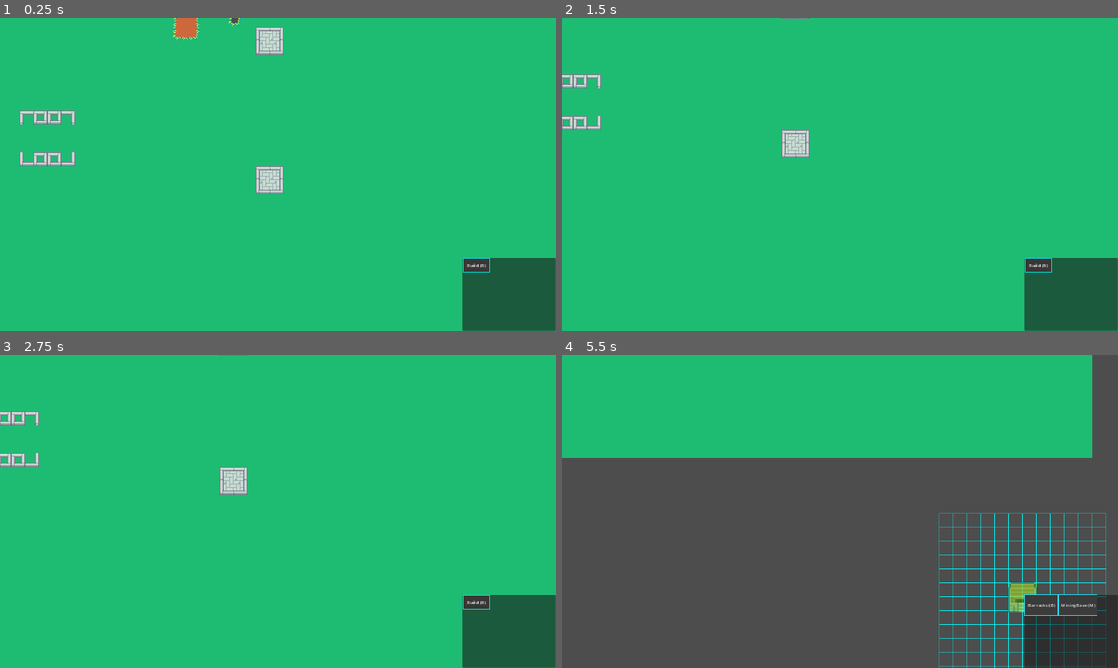
Above: before the commit, frames 1-4 (two rows, left to right).
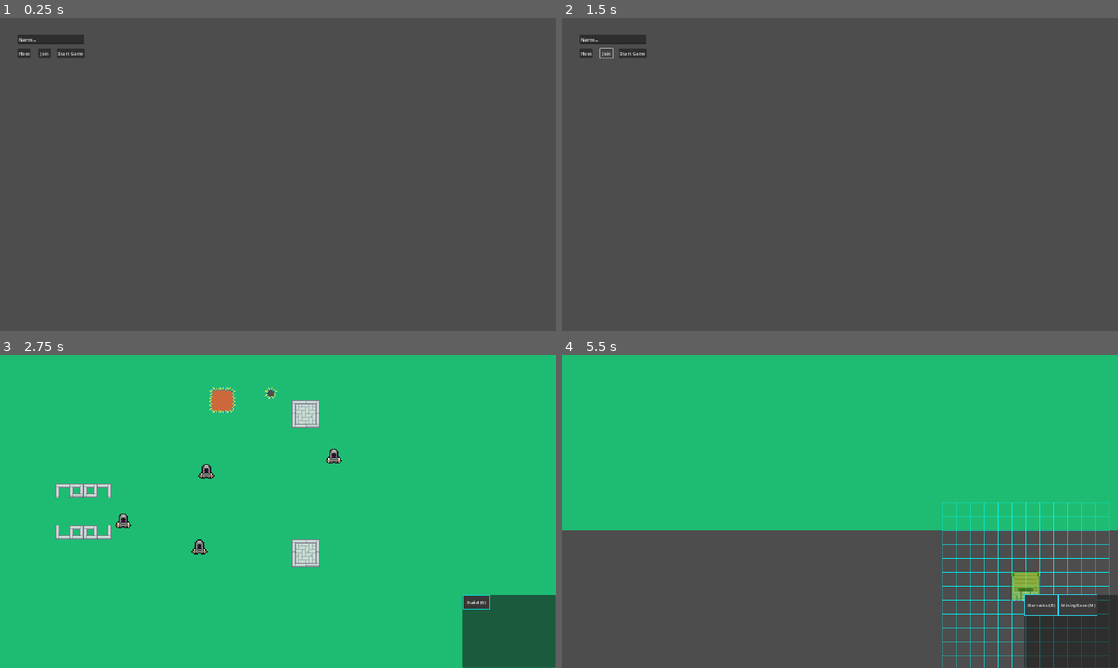
Above: after the commit, the same moments.

Repository: Kreuterkeule/TheGame
Game: Godot game, scene res://Game/UI/Screens/multiplayer_screen.tscn
Two runs of this game, one before a commit and one after it. Both use one fixed random seed, a clock stepped at 60 frames per second and the inputs below. Before the commit the project starts from res://Game/game.tscn.
Inputs (mouse positions are in pixels of both pictures, inside the frame that each line leads up to):
- Up to frame 1 (0.25 s): no input
- Up to frame 2 (1.5 s): click (584, 52) at 0.5 s, where only the run after the commit has a clickable "Host"; click (606, 52) at 1.25 s, where only the run after the commit has a clickable "Join"
- Up to frame 3 (2.75 s): click (72, 389) at 2 s, where only the run after the commit has a clickable "Start Game"
- Up to frame 4 (5.5 s): click "Build (B)" at 2.75 s; click "Barracks (B)" at 3.5 s; click "MiningBase (M)" at 4.25 s; click "Build (B)" at 5 s

The runs differ from the first frame. In frame 1, 100% of the frame differs, in the area x 0-100%, y 0-100%; in frame 2, 100%; in frame 3, 3.2%; in frame 4, 27%.
Error after the commit: Attempt to call function 'compress' in base 'null instance' on a null instance. (res://Game/UI/Screens/multiplayer_screen.gd:63)

Commit message:
multiplayer implemented, works for buildings, started unit implementation, no multiplayer for them yet

Diff:
--- a/Game/Buildings/building_barracks.gd
+++ b/Game/Buildings/building_barracks.gd
@@ -1,7 +1,10 @@
 extends StaticBody2D
 
+var team;
 
-
+func _ready():
+	if (team != Game.team):
+		modulate = Color(1, 0 ,0);
 
 func _on_mouse_entered():
 	print("MOUSE ENTERED BUILDING BARRACKS")
--- /dev/null
+++ b/Game/Buildings/building_mining_base.gd
@@ -0,0 +1,7 @@
+extends Area2D
+
+var team;
+
+func _ready():
+	if (team != Game.team):
+		modulate = Color(1, 0 ,0);
--- a/Game/Buildings/building_mining_base.tscn
+++ b/Game/Buildings/building_mining_base.tscn
@@ -1,11 +1,13 @@
-[gd_scene load_steps=3 format=3 uid="uid://bbe7064sdqnts"]
+[gd_scene load_steps=4 format=3 uid="uid://bbe7064sdqnts"]
 
+[ext_resource type="Script" path="res://Game/Buildings/building_mining_base.gd" id="1_7lms5"]
 [ext_resource type="Texture2D" uid="uid://d0je8gv2wiyea" path="res://MiniWorldSprites/Buildings/Wood/Barracks.png" id="1_ytjde"]
 
 [sub_resource type="RectangleShape2D" id="RectangleShape2D_rhfud"]
 size = Vector2(96, 96)
 
 [node name="BuildingMiningBase" type="Area2D"]
+script = ExtResource("1_7lms5")
 
 [node name="CollisionShape2D" type="CollisionShape2D" parent="."]
 shape = SubResource("RectangleShape2D_rhfud")
--- a/Game/Game.gd
+++ b/Game/Game.gd
@@ -6,13 +6,22 @@
 var barracks_scene = preload("res://Game/Buildings/building_barracks.tscn");
 var mining_base_scene = preload("res://Game/Buildings/building_mining_base.tscn")
 
+var controllable_units = [];
+var selected_units = [];
+
+var selected_building_ref;
+
 var map = null;
 
 var UI = null;
 
 var mouse_over = null;
 
-var buildable_pos = false;
+var buildable_pos = true;
+
+var team;
+
+var players = {}
 
 func _process(delta):
 	#print(mouse_over);
@@ -57,12 +66,19 @@
 var START_ACTION = [];
 var CLEAN_ACTION = [];
 var BUILD = {
-	BUILDINGS.BARRACKS: Callable(self, "build_barracks"),
-	BUILDINGS.MINING_BASE: Callable(self, "build_mining_base"),
+	BUILDINGS.BARRACKS: Callable(self, "create_barracks"),
+	BUILDINGS.MINING_BASE: Callable(self, "create_mining_base"),
 }
 var INPUT_MAP = {
 	"primary_mouse_button": {
 		ACTION.BUILD: Callable(self, "build"),
+		ACTION.NO_ACTION: Callable(self, "start_select"),
+	},
+	"primary_mouse_button_released": {
+		ACTION.SELECT: Callable(self, "end_select"),
+	},
+	"secondary_mouse_button": {
+		ACTION.BUILD: Callable(self, "exit_build"), # usabillity? if not remove
 	},
 	KEY_SPACE: {
 		ACTION.BUILD: Callable(self, "not_implemented"), # submit build
@@ -88,7 +104,11 @@
 		ACTION.BUILD: Callable(self, "exit_build"), # Nice, that this works
 		ACTION.SELECT_BUILDING: Callable(self, "exit_select_building"),
 		ACTION.NO_ACTION: Callable(self, "clean_all_actions"), # for good measures
-	}
+	},
+	KEY_R: {
+		"is_global_action": true,
+		"method": Callable(self, "reset_camera"),
+	},
 };
 
 var current_action :int = ACTION.NO_ACTION;
@@ -121,6 +141,17 @@
 
 # INPUT FUNCTIONS
 
+func start_select():
+	UI.get_node("SelectBox").start();
+	change_action(ACTION.SELECT);
+func end_select():
+	var bounds = UI.get_node("SelectBox").stop();
+	change_action(ACTION.NO_ACTION);
+	select_units(bounds);
+
+func reset_camera():
+	UI.get_node("GameCamera").position = Vector2.ZERO;
+
 func build_select_building():
 	UI.change_action_menu(UI.MENU.BUILD);
 
@@ -163,26 +194,55 @@
 func build():
 	BUILD[selected_building].call();
 
-func build_barracks():
-	if (!buildable_pos):
+func create_barracks():
+	var pos = get_global_mouse_position();
+	if (!map.validate_pos(pos, BUILDINGS.BARRACKS)):
 		change_action(ACTION.NO_ACTION);
 		return;
+	build_barracks.rpc(pos, team);
+	change_action(ACTION.NO_ACTION);
+@rpc("any_peer", "call_local")
+func build_barracks(pos :Vector2, t):
 	var barracks = barracks_scene.instantiate();
-	barracks.position = Game.map.get_node("TileMap").map_to_local(Game.map.get_node("TileMap").local_to_map(get_global_mouse_position()));
-	UI.get_node("PositionValidater").occupie_tiles(barracks.position);
+	barracks.position = Game.map.get_node("TileMap").map_to_local(Game.map.get_node("TileMap").local_to_map(pos));
+	barracks.team = t;
+	map.occupie_tiles(barracks.position, BUILDINGS.BARRACKS);
 	map.get_node("Buildings").add_child(barracks)
-	change_action(ACTION.NO_ACTION);
-func build_mining_base():
-	if (!buildable_pos):
+func create_mining_base():
+	var pos = get_global_mouse_position();
+	if (!map.validate_pos(pos, BUILDINGS.MINING_BASE)):
 		change_action(ACTION.NO_ACTION);
 		return;
+	build_mining_base.rpc(pos, team);
+	change_action(ACTION.NO_ACTION);
+@rpc("any_peer", "call_local")
+func build_mining_base(pos :Vector2, t):
 	var mining_base = mining_base_scene.instantiate();
-	mining_base.position = Game.map.get_node("TileMap").map_to_local(Game.map.get_node("TileMap").local_to_map(get_global_mouse_position()));
+	mining_base.position = Game.map.get_node("TileMap").map_to_local(Game.map.get_node("TileMap").local_to_map(pos));
+	mining_base.team = t;
 	mining_base.position -= Vector2(24, 24); # has an even tilesize
-	UI.get_node("PositionValidater").occupie_tiles(mining_base.position);
+	map.occupie_tiles(mining_base.position, BUILDINGS.MINING_BASE);
 	map.get_node("Buildings").add_child(mining_base);
-	change_action(ACTION.NO_ACTION);
-
+
+func select_units(bounds):
+	print_debug("SELECTING IN: " + str(bounds))
+	var start = bounds.from;
+	var end = bounds.to;
+	var area = [];
+	area.append(Vector2(min(start.x, end.x), min(start.y, end.y)));
+	area.append(Vector2(max(start.x, end.x), max(start.y, end.y)));
+	var ut = get_units_in_area(area);
+	for u in controllable_units:
+		u.set_selected(false);
+	for u in ut:
+		u.set_selected(true);
+
+func get_units_in_area(area):
+	var u = []
+	for unit in controllable_units:
+		if (unit.position.x > area[0].x and unit.position.x < area[1].x and unit.position.y > area[0].y and unit.position.y < area[1].y):
+			u.append(unit);
+	return u;
 func exit_game():
 	print_debug("exiting game");
 	get_tree().quit();
--- a/Game/KeyController.gd
+++ b/Game/KeyController.gd
@@ -13,3 +13,5 @@
 		Game.execute(KEY_A);
 	if (Input.is_action_just_pressed("KEY_M")):
 		Game.execute(KEY_M);
+	if (Input.is_action_just_pressed("KEY_R")):
+		Game.execute(KEY_R);
--- a/Game/Map/map.gd
+++ b/Game/Map/map.gd
@@ -2,6 +2,25 @@
 
 const LAYER_COUNT = 2;
 const GROUND_LAYER = 0;
+
+var buildings = {
+	Game.BUILDINGS.MINING_BASE: {
+		"texture": load("res://MiniWorldSprites/Buildings/Wood/Barracks.png"),
+		"size": Vector2i(2, 2), # Vector2i size in tiles to be checked v(width, height)
+		"offset": Vector2i(-1, -1),
+		"sprite_scale": 6.6,
+		"animation": Vector2i(4, 5),
+		"frame": 5,
+	},
+	Game.BUILDINGS.BARRACKS: {
+		"texture": load("res://MiniWorldSprites/Buildings/Wood/Houses.png"),
+		"size": Vector2i(3, 3),
+		"offset": Vector2i(-1, -1),
+		"sprite_scale": 10.0,
+		"animation": Vector2i(3, 4),
+		"frame": 0,
+	}
+}
 
 var occupied_map = {};
 
@@ -10,6 +29,16 @@
 	for cell_coords in $TileMap.get_used_cells(GROUND_LAYER):
 		occupied_map[cell_coords] = is_field_occupied_by_tile_data(cell_coords);
 
+func validate_pos(position :Vector2, building :int) -> bool:
+	var move_by = buildings[building].offset;
+	var validate_tiles = buildings[building].size;
+	var fields = [];
+	var mouse_grid_coords :Vector2 = $TileMap.local_to_map(position);
+	for x in range(mouse_grid_coords.x + move_by.x, mouse_grid_coords.x + validate_tiles.x + move_by.x):
+		for y in range(mouse_grid_coords.y + move_by.y, mouse_grid_coords.y + validate_tiles.y + move_by.y):
+			var is_valid_field = !Game.map.is_field_occupied(Vector2i(x, y)); # the maps have the same coords
+			fields.append(is_valid_field);
+	return true if fields.all(func(e): return e) else false;
 
 func is_field_occupied_by_tile_data(coords :Vector2i):
 	var is_occupied = false;
@@ -25,3 +54,11 @@
 	if (!occupied_map.has(coords)):
 		return false;
 	return occupied_map[coords];
+
+func occupie_tiles(position, building :int):
+	var move_by = buildings[building].offset;
+	var validate_tiles = buildings[building].size;
+	var grid_position = $TileMap.local_to_map(position);
+	for x in range(grid_position.x + move_by.x, grid_position.x + validate_tiles.x + move_by.x):
+		for y in range(grid_position.y + move_by.y, grid_position.y + validate_tiles.y + move_by.y):
+			Game.map.occupied_map[Vector2i(x, y)] = true;
--- /dev/null
+++ b/Game/UI/Screens/multiplayer_screen.gd
@@ -0,0 +1,71 @@
+extends Control
+
+@export var Address = "127.0.0.1"
+@export var port = 7000;
+var peer;
+func _ready():
+	multiplayer.peer_connected.connect(peer_connected)
+	multiplayer.peer_disconnected.connect(peer_disconnected)
+	multiplayer.connected_to_server.connect(connected_to_server)
+	multiplayer.connection_failed.connect(connection_failed)
+
+@rpc("any_peer", "call_local")
+func start_game():
+	var scene = preload("res://Game/game.tscn").instantiate()
+	get_tree().root.add_child(scene);
+	Game.multiplayer.set_multiplayer_peer(peer);
+	Game.team = multiplayer.get_unique_id();
+	Game.controllable_units = get_tree().get_nodes_in_group("controllable_units");
+	self.hide();
+
+# server and clients
+func peer_connected(id):
+	print("Player Connected " + str(id))
+
+# server and clients
+func peer_disconnected(id):
+	print("Player Disconnected " + str(id));
+
+# clients
+func connected_to_server():
+	print("connected to server")
+	send_player_information.rpc_id(1, $NameField.text, multiplayer.get_unique_id());
+
+@rpc("any_peer")
+func send_player_information(name, id):
+	if !Game.players.has(id):
+		Game.players[id] = {
+			"name": name,
+			"id": id,
+		};
+	if (multiplayer.is_server()):
+		for i in Game.players:
+			send_player_information.rpc(Game.players[i].name, i)
+
+func connection_failed():
+	print("connection failed");
+
+func _on_host_button_button_down():
+	peer = ENetMultiplayerPeer.new();
+	var error = peer.create_server(port, 32);
+	if (error != OK):
+		print("cannot host server | cause: " + str(error));
+		return
+	peer.get_host().compress(ENetConnection.COMPRESS_RANGE_CODER);
+
+	multiplayer.set_multiplayer_peer(peer);
+	print("server startet on port " + str(port));
+	send_player_information($NameField.text, multiplayer.get_unique_id());
+
+func _on_join_button_button_down():
+	peer = ENetMultiplayerPeer.new();
+	peer.create_client(Address, port);
+	peer.get_host().compress(ENetConnection.COMPRESS_RANGE_CODER);
+	multiplayer.set_multiplayer_peer(peer);
+
+func _on_start_game_buttom_button_down():
+	start_game.rpc();
+
+func _unhandled_input(_event):
+	if (Input.is_action_just_pressed("KEY_F10")): # it's just a key you'll need
+		Game.execute(KEY_F10);
--- /dev/null
+++ b/Game/UI/Screens/multiplayer_screen.tscn
@@ -0,0 +1,49 @@
+[gd_scene load_steps=2 format=3 uid="uid://c08tsx8ocbpo0"]
+
+[ext_resource type="Script" path="res://Game/UI/Screens/multiplayer_screen.gd" id="1_enpf4"]
+
+[node name="MultiplayerScreen" type="Control"]
+layout_mode = 3
+anchors_preset = 0
+offset_right = 40.0
+offset_bottom = 40.0
+script = ExtResource("1_enpf4")
+
+[node name="HostButton" type="Button" parent="."]
+layout_mode = 0
+offset_left = 61.0
+offset_top = 106.0
+offset_right = 105.0
+offset_bottom = 137.0
+text = "Host
+"
+
+[node name="JoinButton" type="Button" parent="."]
+layout_mode = 0
+offset_left = 132.0
+offset_top = 106.0
+offset_right = 176.0
+offset_bottom = 137.0
+text = "Join
+"
+
+[node name="StartGameButtom" type="Button" parent="."]
+layout_mode = 0
+offset_left = 196.0
+offset_top = 106.0
+offset_right = 292.0
+offset_bottom = 137.0
+text = "Start Game
+"
+
+[node name="NameField" type="LineEdit" parent="."]
+layout_mode = 0
+offset_left = 61.0
+offset_top = 58.0
+offset_right = 291.0
+offset_bottom = 89.0
+text = "Name..."
+
+[connection signal="button_down" from="HostButton" to="." method="_on_host_button_button_down"]
+[connection signal="button_down" from="JoinButton" to="." method="_on_join_button_button_down"]
+[connection signal="button_down" from="StartGameButtom" to="." method="_on_start_game_buttom_button_down"]
--- /dev/null
+++ b/Game/UI/Tools/select_box.gd
@@ -0,0 +1,36 @@
+extends Node2D
+
+var start_global :Vector2 = Vector2.ZERO;
+var end_global :Vector2 = Vector2.ZERO;
+var start_local :Vector2 = Vector2.ZERO;
+var end_local :Vector2 = Vector2.ZERO;
+var is_dragging :bool = false;
+
+func start():
+	start_global = get_global_mouse_position();
+	start_local = get_local_mouse_position();
+	end_global = get_global_mouse_position();
+	end_local = get_local_mouse_position();
+	is_dragging = true;
+
+func stop():
+	end_global = get_global_mouse_position();
+	end_local = get_local_mouse_position();
+	is_dragging = false;
+	return {
+		"from": start_global,
+		"to": end_global,
+	}
+
+func _process(_delta):
+	end_global = get_global_mouse_position();
+	end_local = get_local_mouse_position();
+	draw_area();
+
+func draw_area():
+	$Box.size = Vector2(abs(start_local.x - end_local.x), abs(start_local.y - end_local.y));
+	var pos = Vector2();
+	pos.x = min(start_local.x, end_local.x);
+	pos.y = min(start_local.y, end_local.y);
+	$Box.position = pos;
+	$Box.size *= int(is_dragging)
--- /dev/null
+++ b/Game/UI/Tools/select_box.tscn
@@ -0,0 +1,24 @@
+[gd_scene load_steps=3 format=3 uid="uid://cqpmkcrdgqm7v"]
+
+[ext_resource type="Script" path="res://Game/UI/Tools/select_box.gd" id="1_j4qfh"]
+
+[sub_resource type="StyleBoxFlat" id="StyleBoxFlat_bagb3"]
+bg_color = Color(0.905882, 0.458824, 0, 0.137255)
+border_width_left = 5
+border_width_top = 5
+border_width_right = 5
+border_width_bottom = 5
+border_color = Color(0.894118, 0.376471, 0, 1)
+border_blend = true
+corner_radius_top_left = 5
+corner_radius_top_right = 5
+corner_radius_bottom_right = 5
+corner_radius_bottom_left = 5
+
+[node name="SelectBox" type="Node2D"]
+script = ExtResource("1_j4qfh")
+
+[node name="Box" type="Panel" parent="."]
+offset_right = 530.0
+offset_bottom = 247.0
+theme_override_styles/panel = SubResource("StyleBoxFlat_bagb3")
--- a/Game/UI/building_preview.gd
+++ b/Game/UI/building_preview.gd
@@ -3,25 +3,6 @@
 var active = false;
 var x_even = false;
 var y_even = false;
-
-var buildings = {
-	Game.BUILDINGS.MINING_BASE: {
-		"texture": load("res://MiniWorldSprites/Buildings/Wood/Barracks.png"),
-		"size": Vector2i(2, 2), # Vector2i size in tiles to be checked v(width, height)
-		"offset": Vector2i(-1, -1),
-		"sprite_scale": 6.6,
-		"animation": Vector2i(4, 5),
-		"frame": 5,
-	},
-	Game.BUILDINGS.BARRACKS: {
-		"texture": load("res://MiniWorldSprites/Buildings/Wood/Houses.png"),
-		"size": Vector2i(3, 3),
-		"offset": Vector2i(-1, -1),
-		"sprite_scale": 10.0,
-		"animation": Vector2i(3, 4),
-		"frame": 0,
-	}
-}
 
 func start():
 	active = true;
@@ -52,7 +33,7 @@
 	# set buildable position, cause the values are all here, why not just post them from here
 
 func change_building(building_key :int):
-	var building = buildings[building_key];
+	var building = Game.map.buildings[building_key];
 	$"../PositionValidater".validate_pos(building.size, building.offset)
 	$Sprite2D.texture = building.texture;
 	$Sprite2D.scale = Vector2(building.sprite_scale, building.sprite_scale);
--- a/Game/UI/mouse_controller.gd
+++ b/Game/UI/mouse_controller.gd
@@ -1,6 +1,8 @@
 extends Node2D
 
 func _unhandled_input(event):
+	if (Input.is_action_just_released("primary_mouse_button")):
+		Game.execute("primary_mouse_button_released");
 	if (Input.is_action_just_pressed("primary_mouse_button")):
 		Game.execute("primary_mouse_button");
 	if (Input.is_action_just_pressed("secondary_mouse_button")):
--- a/Game/UI/position_validater.gd
+++ b/Game/UI/position_validater.gd
@@ -4,8 +4,8 @@
 
 const RED_FIELD_COORDS :Vector2 = Vector2(0, 0); # coords in tileset
 const GREEN_FIELD_COORDS :Vector2 = Vector2(1, 0);
-@export var validate_tiles :Vector2i = Vector2i(1, 1);
-@export var move_by :Vector2i = Vector2i(0, 0);
+var validate_tiles :Vector2i = Vector2i(1, 1);
+var move_by :Vector2i = Vector2i(0, 0);
 var validating = false;
 var show_grid = false;
 var tile_size :Vector2i = Vector2i.ZERO;
@@ -48,9 +48,3 @@
 
 		for x in range(-floor(grid_scale / 2), floor(grid_scale - grid_scale / 2 + 1)):
 			draw_line(Vector2(x * tile_size.x - (tile_size.y / 2), 0 - (tile_size.y  /2) - (grid_scale * tile_size.x / 2)), Vect …(197 unchanged characters)…
-
-func occupie_tiles(position):
-	var grid_position = $ValidatingTiles.local_to_map(position);
-	for x in range(grid_position.x + move_by.x, grid_position.x + validate_tiles.x + move_by.x):
-		for y in range(grid_position.y + move_by.y, grid_position.y + validate_tiles.y + move_by.y):
-			Game.map.occupied_map[Vector2i(x, y)] = true;
--- a/Game/UI/ui.tscn
+++ b/Game/UI/ui.tscn
@@ -7,6 +7,7 @@
 [ext_resource type="PackedScene" uid="uid://uukjj875gpja" path="res://Game/UI/building_preview.tscn" id="4_w66eh"]
 [ext_resource type="PackedScene" uid="uid://ixk4f6du5qt8" path="res://Game/UI/mouse_controller.tscn" id="6_0pvnb"]
 [ext_resource type="PackedScene" uid="uid://cewnh8c0xmgaf" path="res://Game/UI/Menus/action_menu.tscn" id="7_ferhx"]
+[ext_resource type="PackedScene" uid="uid://cqpmkcrdgqm7v" path="res://Game/UI/Tools/select_box.tscn" id="8_d03xr"]
 
 [node name="UI" type="Node2D"]
 script = ExtResource("1_moahd")
@@ -25,3 +26,5 @@
 [node name="BuildMenu" parent="Menus" instance=ExtResource("3_wshdq")]
 
 [node name="ActionMenu" parent="Menus" instance=ExtResource("7_ferhx")]
+
+[node name="SelectBox" parent="." instance=ExtResource("8_d03xr")]
--- /dev/null
+++ b/Game/Units/worker_unit.gd
@@ -0,0 +1,12 @@
+extends CharacterBody2D
+
+var selected;
+
+func _ready():
+	# TODO: make dynamic
+	self.add_to_group("friendly_units");
+	self.add_to_group("controllable_units");
+
+func set_selected(value :bool):
+	selected = true;
+	$Box.visible = value;
--- /dev/null
+++ b/Game/Units/worker_unit.tscn
@@ -0,0 +1,43 @@
+[gd_scene load_steps=5 format=3 uid="uid://dktdvup7s8iv5"]
+
+[ext_resource type="Script" path="res://Game/Units/worker_unit.gd" id="1_ghp3x"]
+[ext_resource type="Texture2D" uid="uid://dni5hudn55drt" path="res://MiniWorldSprites/Characters/Soldiers/Melee/AssasinTemplate.png" id="1_phsck"]
+
+[sub_resource type="StyleBoxFlat" id="StyleBoxFlat_cdgrn"]
+bg_color = Color(0.909804, 0.458824, 0, 0)
+skew = Vector2(0.5, 0)
+border_width_left = 5
+border_width_top = 5
+border_width_right = 5
+border_width_bottom = 5
+border_color = Color(0.705882, 0.360784, 0, 1)
+border_blend = true
+corner_radius_top_left = 5
+corner_radius_top_right = 5
+corner_radius_bottom_right = 5
+corner_radius_bottom_left = 5
+
+[sub_resource type="RectangleShape2D" id="RectangleShape2D_6ajwi"]
+size = Vector2(12, 8)
+
+[node name="WorkerUnit" type="CharacterBody2D"]
+script = ExtResource("1_ghp3x")
+
+[node name="Box" type="Panel" parent="."]
+visible = false
+offset_left = -24.0
+offset_top = -10.0
+offset_right = 26.0
+offset_bottom = 35.0
+theme_override_styles/panel = SubResource("StyleBoxFlat_cdgrn")
+
+[node name="CollisionShape2D" type="CollisionShape2D" parent="."]
+position = Vector2(0, 11)
+scale = Vector2(4, 4)
+shape = SubResource("RectangleShape2D_6ajwi")
+
+[node name="Sprite2D" type="Sprite2D" parent="."]
+scale = Vector2(4, 4)
+texture = ExtResource("1_phsck")
+hframes = 5
+vframes = 12
--- a/Game/game.tscn
+++ b/Game/game.tscn
@@ -1,8 +1,9 @@
-[gd_scene load_steps=5 format=3 uid="uid://cbn4mirla405j"]
+[gd_scene load_steps=6 format=3 uid="uid://cbn4mirla405j"]
 
 [ext_resource type="PackedScene" uid="uid://duvrkfk7chehl" path="res://Game/UI/ui.tscn" id="1_rq66c"]
 [ext_resource type="PackedScene" uid="uid://r2fyqp5bgalh" path="res://Game/Map/map.tscn" id="2_5q5g5"]
 [ext_resource type="Script" path="res://Game/Map/map.gd" id="2_ks8e1"]
+[ext_resource type="PackedScene" uid="uid://dktdvup7s8iv5" path="res://Game/Units/worker_unit.tscn" id="3_hcb21"]
 [ext_resource type="Script" path="res://Game/KeyController.gd" id="4_4m8w4"]
 
 [node name="Game" type="Node2D"]
@@ -14,6 +15,18 @@
 
 [node name="Units" type="Node2D" parent="Map"]
 
+[node name="WorkerUnit" parent="Map/Units" instance=ExtResource("3_hcb21")]
+position = Vector2(-271, 121)
+
+[node name="WorkerUnit2" parent="Map/Units" instance=ExtResource("3_hcb21")]
+position = Vector2(-247, -140)
+
+[node name="WorkerUnit3" parent="Map/Units" instance=ExtResource("3_hcb21")]
+position = Vector2(193, -193)
+
+[node name="WorkerUnit4" parent="Map/Units" instance=ExtResource("3_hcb21")]
+position = Vector2(-534, 30)
+
 [node name="UI" parent="." instance=ExtResource("1_rq66c")]
 
 [node name="KeyController" type="Node" parent="."]
--- a/project.godot
+++ b/project.godot
@@ -11,8 +11,9 @@
 [application]
 
 config/name="TheGame"
-run/main_scene="res://Game/game.tscn"
+run/main_scene="res://Game/UI/Screens/multiplayer_screen.tscn"
 config/features=PackedStringArray("4.2", "Forward Plus")
+boot_splash/show_image=false
 config/icon="res://icon.svg"
 
 [autoload]
Not shown: 1 places in Game/UI/ui.tscn that only renumber resources
